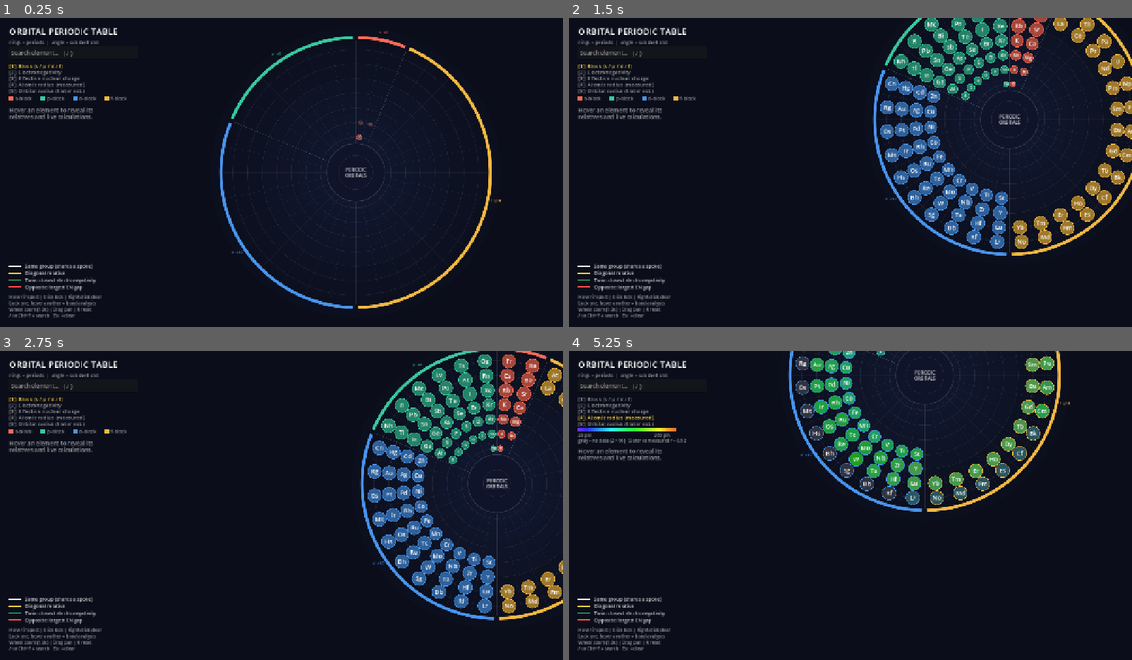
Above: before the commit, frames 1-4 (two rows, left to right).
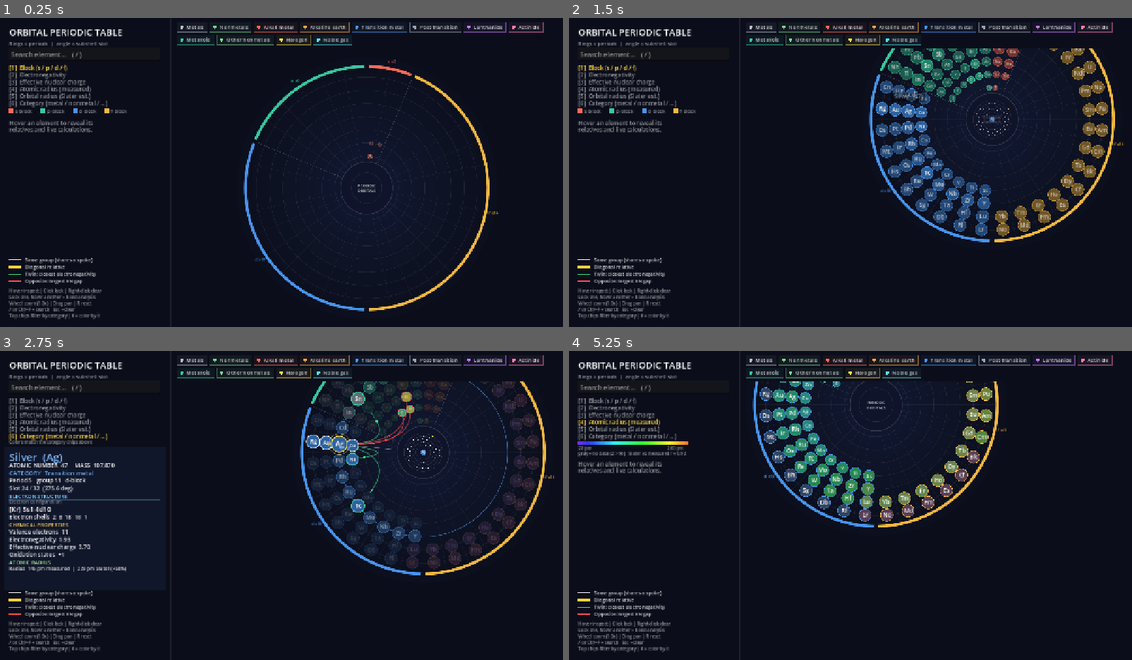
Above: after the commit, the same moments.

Repository: cadenhoellrich/Periodic-Table
Game: Godot game, scene res://orbital_table.tscn
Two runs of this game, one before a commit and one after it. Both use one fixed random seed, a clock stepped at 60 frames per second and the inputs below.
Inputs (mouse positions are in pixels of both pictures, inside the frame that each line leads up to):
- Up to frame 1 (0.25 s): no input
- Up to frame 2 (1.5 s): tap Enter at 0.5 s; drag from (850, 172) to (906, 104) at 0.52 s; drag from (737, 187) to (822, 234) at 1.27 s
- Up to frame 3 (2.75 s): tap Space at 2 s; move the mouse to (337, 437) at 2.02 s; hold Up from 2.03 s (still down); tap F at 2.1 s; click (337, 437) at 2.17 s; tap 6 at 2.3 s
- Up to frame 4 (5.25 s): release Up at 2.75 s; drag from (822, 567) to (681, 459) at 2.77 s; move the mouse to (1019, 551) at 3.52 s; hold Down 3.53-4.25 s; tap 2 at 3.6 s; click (1019, 551) at 3.67 s; tap 6 at 3.8 s; tap Escape at 4.15 s; drag from (681, 459) to (766, 428) at 4.27 s; move the mouse to (878, 505) at 5.02 s; hold Down from 5.03 s (still down); tap 4 at 5.1 s; click (878, 505) at 5.17 s

The runs differ from the first frame. In frame 1, 8.2% of the frame differs, in the area x 1-97%, y 1-98%; in frame 2, 19%; in frame 3, 21%, in the area x 1-100%, y 0-98%; in frame 4, 16%.

Commit message:
Update orbital_table.gd

Diff:
--- a/periodic-table-project/orbital_table.gd
+++ b/periodic-table-project/orbital_table.gd
@@ -4,7 +4,7 @@
 const R_BASE := 112.0
 const R_STEP := 46.33   # R_BASE + 6 * R_STEP = 390, so the outer ring is unchanged
 const HUB_R := 92.0
-const PANEL_W := 340.0
+const PANEL_W := 390.0
 const A0_PM := 52.9
 const MAX_RESULTS := 6
 # spellings that differ from the names stored in DATA
@@ -64,6 +64,33 @@
 	"twin": Color("3ddc84"),
 	"opposite": Color("ff4d4d"),
 }
+
+# Element category colors (used by mode 6 and the filter chips)
+const CAT_COLORS := {
+	"Alkali metal": Color("ff6b57"), "Alkaline earth": Color("ffa94d"),
+	"Transition metal": Color("4895ef"), "Post-transition": Color("9aa5b8"),
+	"Lanthanide": Color("c77dff"), "Actinide": Color("ff7eb6"),
+	"Metalloid": Color("38c9a0"), "Nonmetal": Color("7bd88f"),
+	"Halogen": Color("ffe14d"), "Noble gas": Color("5ce1e6"),
+}
+# [chip label, chip color, categories it matches]
+const FILTERS := [
+	["Metals", Color("b8c0d0"), ["Alkali metal", "Alkaline earth", "Transition metal",
+		"Post-transition", "Lanthanide", "Actinide"]],
+	["Nonmetals", Color("7bd88f"), ["Nonmetal", "Halogen", "Noble gas"]],
+	["Alkali metal", Color("ff6b57"), ["Alkali metal"]],
+	["Alkaline earth", Color("ffa94d"), ["Alkaline earth"]],
+	["Transition metal", Color("4895ef"), ["Transition metal"]],
+	["Post-transition", Color("9aa5b8"), ["Post-transition"]],
+	["Lanthanide", Color("c77dff"), ["Lanthanide"]],
+	["Actinide", Color("ff7eb6"), ["Actinide"]],
+	["Metalloid", Color("38c9a0"), ["Metalloid"]],
+	["Other nonmetals", Color("7bd88f"), ["Nonmetal"]],
+	["Halogen", Color("ffe14d"), ["Halogen"]],
+	["Noble gas", Color("5ce1e6"), ["Noble gas"]],
+]
+const CHIP_ROW := 28.0
+
 const DIAGONALS := [[3, 12], [4, 13], [5, 14]]  # Li-Mg, Be-Al, B-Si
 
 # Slater effective principal quantum numbers
@@ -139,7 +166,7 @@
 var rel: Dictionary = {}    # element index -> relation kind
 var hovered := -1
 var selected := -1
-var mode := 0               # 0 block, 1 EN, 2 Zeff, 3 radius
+var mode := 0               # 0 block, 1 EN, 2 Zeff, 3 radius, 4 Slater radius, 5 category
 var t := 0.0
 var font: Font
 
@@ -151,6 +178,10 @@
 var search_hits: Array = []        # element indices matching the query
 var search_idx := 0                # highlighted row in the results list
 var _result_rects: Array = []      # Rect2 per visible result row
+
+var cat_filter := -1               # index into FILTERS, -1 = off
+var chip_h := 0.0                  # height of the chip bar at the top
+var _chip_rects: Array = []
 
 var z_min := 99.0
 var z_max := 0.0
@@ -558,11 +589,41 @@
 # ========================================================== input ========
 
 func _layout() -> void:
-	var avail := Vector2(size.x - PANEL_W, size.y)
+	_layout_chips()
+	var avail := Vector2(size.x - PANEL_W, size.y - chip_h)
 	# full wheel incl. rim labels is ~935 units across; 980 leaves a margin
 	base_sc = clampf(minf(avail.x, avail.y) / 980.0, 0.3, 2.0)
 	sc = base_sc * zoom
-	center = Vector2(PANEL_W + avail.x * 0.5, size.y * 0.5) + pan
+	center = Vector2(PANEL_W + avail.x * 0.5, chip_h + avail.y * 0.5) + pan
+
+
+# Category chips across the top of the wheel area; wraps to more rows if narrow
+func _layout_chips() -> void:
+	_chip_rects.clear()
+	var x0 := PANEL_W + 14.0
+	var x := x0
+	var y := 10.0
+	for f in FILTERS:
+		var w := font.get_string_size(f[0], HORIZONTAL_ALIGNMENT_LEFT, -1, 12).x + 30.0
+		if x + w > size.x - 14.0 and x > x0:
+			x = x0
+			y += CHIP_ROW
+		_chip_rects.append(Rect2(x, y, w, 22.0))
+		x += w + 6.0
+	chip_h = y + 32.0
+
+
+func _chip_at(pos: Vector2) -> int:
+	for k in _chip_rects.size():
+		if (_chip_rects[k] as Rect2).has_point(pos):
+			return k
+	return -1
+
+
+func _in_filter(e: Dictionary) -> bool:
+	if cat_filter == -1:
+		return true
+	return e.cat in FILTERS[cat_filter][2]
 
 
 func _slot_angle(slot: float) -> float:
@@ -583,7 +644,7 @@
 
 
 func _pick(pos: Vector2) -> int:
-	if pos.x < PANEL_W:
+	if pos.x < PANEL_W or _chip_at(pos) != -1:
 		return -1
 	var best := -1
 	var best_d := 1e9
@@ -631,6 +692,10 @@
 					_refresh()
 		elif bi == MOUSE_BUTTON_LEFT:
 			if event.pressed:
+				var kc := _chip_at(event.position)
+				if kc != -1:
+					cat_filter = -1 if kc == cat_filter else kc
+					return
 				var kr := _row_at(event.position)
 				if kr != -1:
 					search_idx = kr
@@ -673,13 +738,17 @@
 				search.grab_focus.call_deferred()
 				get_viewport().set_input_as_handled()
 			KEY_ESCAPE:
-				selected = -1
-				_refresh()
+				if selected != -1:
+					selected = -1
+					_refresh()
+				else:
+					cat_filter = -1
 			KEY_1: mode = 0
 			KEY_2: mode = 1
 			KEY_3: mode = 2
 			KEY_4: mode = 3
 			KEY_5: mode = 4
+			KEY_6: mode = 5
 			KEY_EQUAL, KEY_KP_ADD:
 				_zoom_at(center, 1.25)
 			KEY_MINUS, KEY_KP_SUBTRACT:
@@ -708,6 +777,8 @@
 			if e.cov <= 0.0:
 				return Color("4a4f63")
 			return _ramp((e.cov - c_min) / (c_max - c_min))
+		5:
+			return CAT_COLORS[e.cat]
 	return _ramp((e.radius - r_min) / (r_max - r_min))
 
 
@@ -747,8 +818,25 @@
 	_draw_nodes(active)
 	if active != -1:
 		_draw_dots(active)
+	_draw_chips()
 	_draw_tooltip()
 	_draw_panel(active, pair)
+
+
+func _draw_chips() -> void:
+	# opaque strip so the zoomed wheel never runs under the chips
+	draw_rect(Rect2(PANEL_W, 0.0, size.x - PANEL_W, chip_h), Color("0b0e1a"))
+	draw_line(Vector2(PANEL_W, chip_h), Vector2(size.x, chip_h), Color(1, 1, 1, 0.08), 1.0)
+	var mp := get_local_mouse_position()
+	for i in FILTERS.size():
+		var r: Rect2 = _chip_rects[i]
+		var col: Color = FILTERS[i][1]
+		var on := i == cat_filter
+		draw_rect(r, Color(col, 0.28 if on else (0.14 if r.has_point(mp) else 0.06)))
+		draw_rect(r, Color(col, 0.95 if on else 0.45), false, 1.5 if on else 1.0)
+		draw_circle(r.position + Vector2(11.0, 11.0), 4.0, col)
+		draw_string(font, r.position + Vector2(22.0, 15.0), FILTERS[i][0],
+			HORIZONTAL_ALIGNMENT_LEFT, -1, 12, Color(1, 1, 1, 1.0 if on else 0.8))
 
 
 func _draw_geometry(active: int) -> void:
@@ -938,6 +1026,10 @@
 		var sp := 0.5 + 0.5 * sin(t * 5.0)
 		draw_arc(p, r + (3.0 + 2.0 * sp) * sc, 0.0, TAU, 32,
 			Color(0.35, 0.9, 1.0, 0.9), 2.0 * sc, true)
+	# category filter: ring matching elements in their category color
+	if cat_filter != -1 and i != active and i != pair and _in_filter(e):
+		draw_arc(p, r + 5.0 * sc, 0.0, TAU, 32,
+			Color(CAT_COLORS[e.cat], 0.9 * a), 2.0 * sc, true)
 
 
 func _draw_tooltip() -> void:
@@ -963,9 +1055,18 @@
 	draw_string(font, Vector2(24.0, _py), txt, HORIZONTAL_ALIGNMENT_LEFT, -1, fs, c)
 
 
+func _psection(txt: String, color: Color) -> void:
+	# Compact section divider: colored heading with a fine rule beneath it.
+	_py += 17.0
+	var c := Color(color.r, color.g, color.b, color.a * _pa)
+	draw_string(font, Vector2(24.0, _py), txt, HORIZONTAL_ALIGNMENT_LEFT, -1, 12, c)
+	draw_line(Vector2(24.0, _py + 4.0), Vector2(PANEL_W - 24.0, _py + 4.0),
+		Color(color.r, color.g, color.b, 0.28 * _pa), 1.0)
+
+
 func _legend_bar(lo_txt: String, hi_txt: String) -> void:
 	var x0 := 24.0
-	var w := 220.0
+	var w := 250.0
 	var y0 := _py + 6.0
 	for k in 44:
 		draw_rect(Rect2(x0 + k * w / 44.0, y0, w / 44.0 + 1.0, 8.0), _ramp(k / 43.0))
@@ -982,15 +1083,15 @@
 	draw_rect(Rect2(0.0, 0.0, PANEL_W, size.y), Color("0b0e1a"))
 	draw_line(Vector2(PANEL_W, 0.0), Vector2(PANEL_W, size.y), Color(1, 1, 1, 0.08), 1.0)
 	_py = 14.0
-	_pline("ORBITAL PERIODIC TABLE", 20, Color.WHITE, 4.0)
-	_pline("rings = periods  |  angle = subshell slot", 11, dim, 10.0)
+	_pline("ORBITAL PERIODIC TABLE", 21, Color.WHITE, 5.0)
+	_pline("Rings = periods  |  angle = subshell slot", 12, dim, 10.0)
 	_py += 40.0   # space for the search box
 
 	var names := ["Block (s / p / d / f)", "Electronegativity",
 		"Effective nuclear charge", "Atomic radius (measured)",
-		"Orbital radius (Slater est.)"]
-	for m in 5:
-		_pline("[%d]  %s" % [m + 1, names[m]], 12, gold if m == mode else dim, 2.0)
+		"Orbital radius (Slater est.)", "Category (metal / nonmetal / ...)"]
+	for m in 6:
+		_pline("[%d]  %s" % [m + 1, names[m]], 13, gold if m == mode else dim, 3.0)
 	match mode:
 		0:
 			_py += 8.0
@@ -1013,6 +1114,8 @@
 		4:
 			_legend_bar("%.0f pm" % r_min, "%.0f pm" % r_max)
 			_pline("Slater vs measured: Pearson r = %.2f" % radius_corr, 10, dim, 2.0)
+		5:
+			_pline("Colors match the category chips above", 10, dim, 2.0)
 
 	_py += 10.0
 	if active == -1:
@@ -1021,27 +1124,36 @@
 	else:
 		var e: Dictionary = elements[active]
 		var ecol: Color = BLOCK_COLORS[e.block]
+		# A quiet card separates the selected element's facts from the mode controls.
+		draw_rect(Rect2(12.0, _py - 2.0, PANEL_W - 24.0, maxf(0.0, size.y - _py - 158.0)), Color("11172a"))
 		_pa = detail_fade                          # details fade and slide in
 		_py += (1.0 - detail_fade) * 10.0
-		_pline("%s  (%s)" % [e.name, e.sym], 22, ecol.lightened(0.25), 4.0)
-		_pline("Z %d   mass %.3f   %s" % [e.z, e.mass, e.cat], 12, Color(1, 1, 1, 0.85), 3.0)
+		_pline("%s  (%s)" % [e.name, e.sym], 24, ecol.lightened(0.3), 5.0)
+		var cat_col: Color = CAT_COLORS.get(e.cat, ecol)
+		# Keep the element name clean; use color and section labels to organize details.
+		_pline("ATOMIC NUMBER  %d     MASS  %.3f" % [e.z, e.mass], 13, Color.WHITE, 2.0)
+		_pline("CATEGORY  %s" % e.cat, 14, cat_col.lightened(0.2), 4.0)
 		var grp: String = "f-block" if e.col == 0 else "group %d" % e.col
-		_pline("period %d   %s   %s" % [e.period, grp, e.block + "-block"], 12, Color(1, 1, 1, 0.85), 3.0)
-		_pline("slot %d / 32  (%.1f deg)" % [e.slot, (e.slot + 0.5) * 360.0 / SLOTS], 12, Color(1, 1, 1, 0.85), 8.0)
-
-		_pline("Configuration", 10, dim, 1.0)
-		_pline(e.cfg_str, 14, Color.WHITE, 4.0)
+		_pline("Period %d   %s   %s" % [e.period, grp, e.block + "-block"], 13, Color(1, 1, 1, 0.9), 3.0)
+		_pline("Slot %d / 32  (%.1f deg)" % [e.slot, (e.slot + 0.5) * 360.0 / SLOTS], 13, Color(1, 1, 1, 0.9), 5.0)
+
+		# Distinct colored section headings make each group of facts easier to scan.
+		_psection("ELECTRON STRUCTURE", Color("79c8ff"))
+		_pline("Electron configuration", 11, dim, 1.0)
+		_pline(e.cfg_str, 15, Color.WHITE, 4.0)
 		var sh: PackedStringArray = []
 		for n in range(1, 8):
 			if e.shells[n] > 0:
 				sh.append(str(e.shells[n]))
-		_pline("Shells  " + " ".join(sh), 12, Color(1, 1, 1, 0.85), 3.0)
-		_pline("Valence e-  %s" % (str(e.val) if e.val >= 0 else "variable (f-block)"),
-			12, Color(1, 1, 1, 0.85), 3.0)
+		_pline("Electron shells  " + "  ".join(sh), 13, Color(1, 1, 1, 0.9), 4.0)
+		_psection("CHEMICAL PROPERTIES", Color("ffd166"))
+		_pline("Valence electrons  %s" % (str(e.val) if e.val >= 0 else "variable (f-block)"),
+			13, Color(1, 1, 1, 0.9), 4.0)
 		var en_txt: String = "none" if e.en <= 0.0 else "%.2f" % e.en
-		_pline("Electronegativity  %s" % en_txt, 12, Color(1, 1, 1, 0.85), 3.0)
-		_pline("Zeff (Slater)  %.2f" % e.zeff, 12, Color(1, 1, 1, 0.85), 3.0)
-		_pline("Oxidation states  %s" % _ox_string(e), 12, Color(1, 1, 1, 0.85), 3.0)
+		_pline("Electronegativity  %s" % en_txt, 13, Color(1, 1, 1, 0.9), 4.0)
+		_pline("Effective nuclear charge  %.2f" % e.zeff, 13, Color(1, 1, 1, 0.9), 4.0)
+		_pline("Oxidation states  %s" % _ox_string(e), 13, Color(1, 1, 1, 0.9), 4.0)
+		_psection("ATOMIC RADIUS", Color("a7e8a0"))
 		var cov: float = e.cov
 		var est: float = e.radius
 		if cov > 0.0:
@@ -1051,7 +1163,7 @@
 		else:
 			_pline("Radius  no measured data  |  %.0f pm Slater" % est, 11,
 				Color(1, 1, 1, 0.85), 3.0)
-		if mode >= 3:
+		if mode == 3 or mode == 4:
 			_radius_bars(e)
 
 		if pair != -1:
@@ -1090,7 +1202,7 @@
 
 	# Legend + hints, pinned to the bottom (skipped if the content needs the room)
 	_pa = 1.0
-	var by := size.y - 134.0
+	var by := size.y - 148.0
 	if _py < by - 8.0:
 		_draw_legend(by)
 	_draw_search_results()
@@ -1102,9 +1214,9 @@
 	search = LineEdit.new()
 	search.placeholder_text = "Search element...   ( / )"
 	search.clear_button_enabled = true
-	search.position = Vector2(24, 64)
-	search.size = Vector2(PANEL_W - 48.0, 28)
-	search.add_theme_font_size_override("font_size", 13)
+	search.position = Vector2(24, 66)
+	search.size = Vector2(PANEL_W - 48.0, 32)
+	search.add_theme_font_size_override("font_size", 15)
 	search.text_changed.connect(_on_search_changed)
 	search.text_submitted.connect(_on_search_submitted)
 	search.gui_input.connect(_on_search_gui_input)
@@ -1405,7 +1517,7 @@
 # Two bars: Slater estimate vs measured covalent radius, on a shared scale
 func _radius_bars(e: Dictionary) -> void:
 	var x0 := 24.0
-	var w := 230.0
+	var w := 260.0
 	var mx := maxf(c_max, r_max)
 	var est: float = e.radius
 	var meas: float = e.cov
@@ -1444,6 +1556,7 @@
 		"Lock one, hover another = bond analysis",
 		"Wheel zoom (%.1fx) | Drag pan | R reset" % zoom,
 		"/ or Ctrl+F = search   Esc = clear",
+		"Top chips filter by category | 6 = color by it",
 	]
 	for h in hints:
 		draw_string(font, Vector2(24, by), h, HORIZONTAL_ALIGNMENT_LEFT, -1, 10, dim)
@@ -1511,10 +1624,15 @@
 
 func _target_alpha(i: int, active: int) -> float:
 	var e: Dictionary = elements[i]
+	var hit := _in_filter(e)
 	if active != -1:
 		if i == active or rel.has(i):
 			return 1.0
+		if cat_filter != -1:
+			return 0.6 if hit else 0.1
 		return 0.5 if e.period == elements[active].period else 0.16
+	if cat_filter != -1 and not hit:
+		return 0.12
 	if not search_hits.is_empty() and not search_hits.has(i):
 		return 0.14
 	return 1.0
@@ -1557,6 +1675,7 @@
 	var shape: Control.CursorShape = Control.CURSOR_ARROW
 	if drag_moved and press_active:
 		shape = Control.CURSOR_DRAG
-	elif hovered != -1 or _row_at(get_local_mouse_position()) != -1:
+	elif hovered != -1 or _row_at(get_local_mouse_position()) != -1 \
+			or _chip_at(get_local_mouse_position()) != -1:
 		shape = Control.CURSOR_POINTING_HAND
 	mouse_default_cursor_shape = shape
